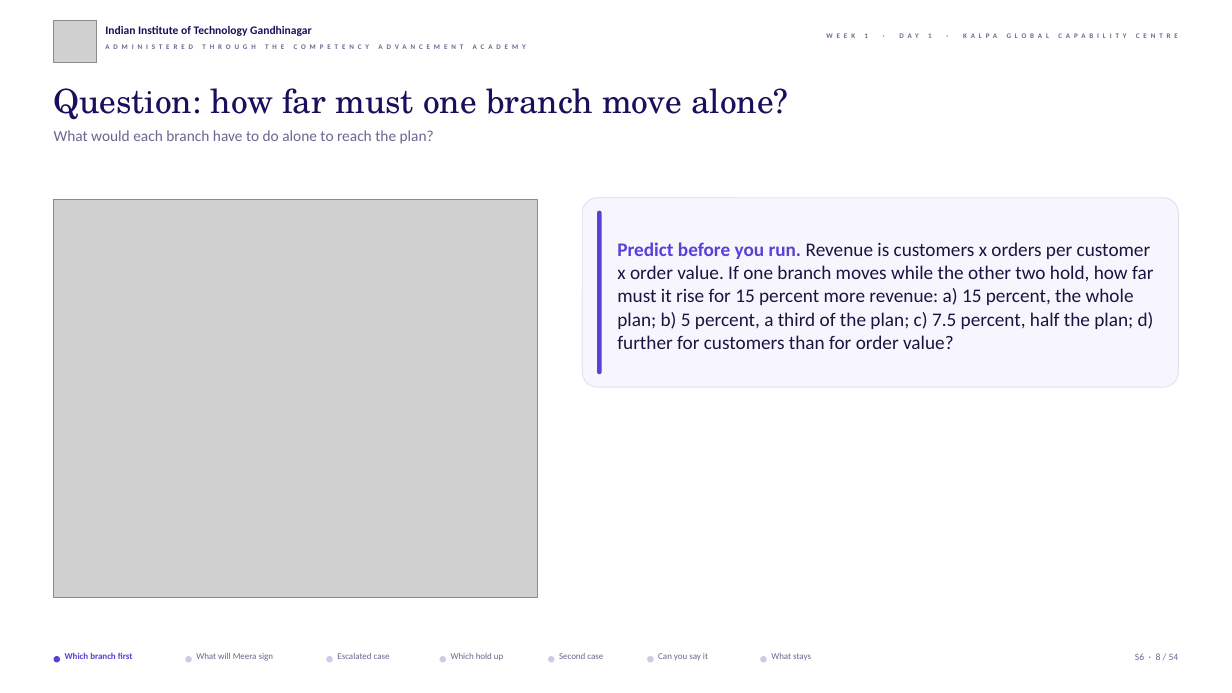
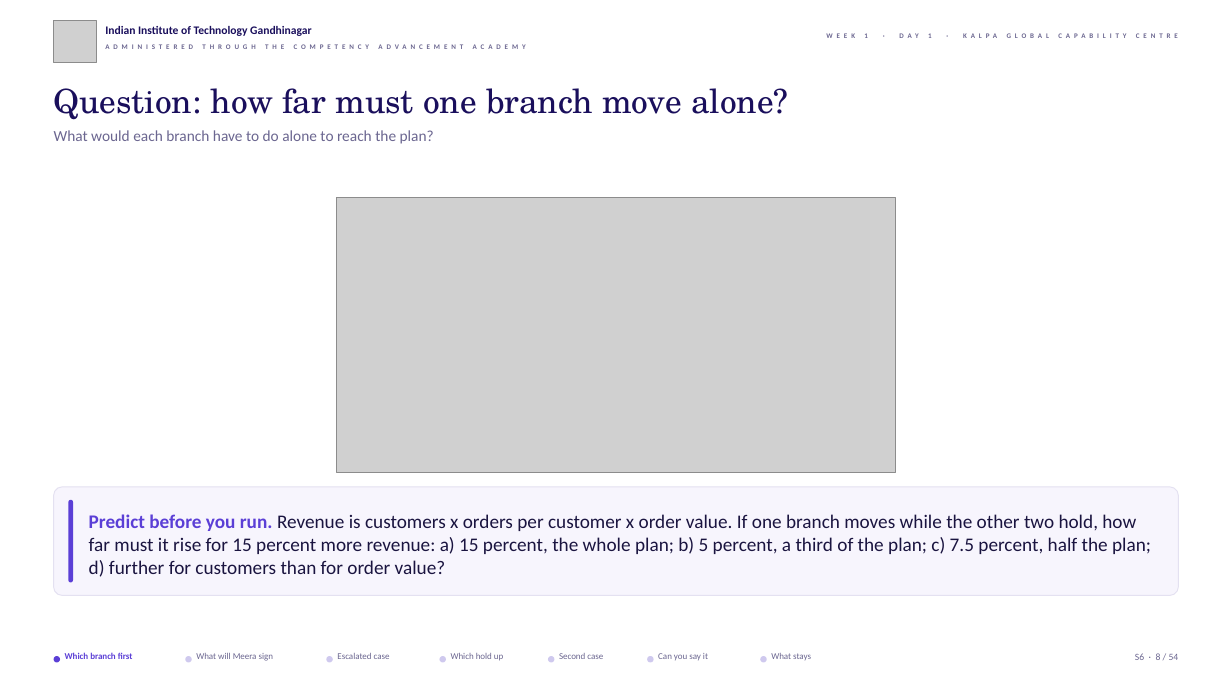
Before and after one commit to fde-academy-lab/c2-content-factory, a slide deck: slide 8 of content/W01/D1/slides/C2_W01_D01_half2_STUDENT.pptx. Drawn at 1232x693 pixels with LibreOffice and Linux fonts; fonts in the diff are those of the drawing; grey boxes stand for pictures; background and template pictures are left out. Boxes give left, top, right and bottom in pixels: in the first picture for what was removed or moved away, otherwise in the second. Text is boxed around its words. In the diff, an @@ line names an element or a change of style, - is before the commit and + after.

```diff
--- a/content/W01/D1/slides/C2_W01_D01_half2_STUDENT.pptx
+++ b/content/W01/D1/slides/C2_W01_D01_half2_STUDENT.pptx
@@ picture removed at box(54, 200, 537, 597) @@
@@ picture added at box(336, 198, 896, 472) @@
@@ rounded rectangle: place and size @@
-rounded rectangle at box(582, 198, 1178, 387)
+rounded rectangle at box(54, 487, 1178, 596)
@@ rounded rectangle: place and size @@
-rounded rectangle at box(597, 211, 602, 374)
+rounded rectangle at box(68, 500, 73, 583)
@@ text "Predict before you run. Revenue ..." rewrapped from box(617, 242, 1154, 349) to box(89, 514, 1151, 577) @@
```
Also in this commit, not shown: 13 other slides changed, 3 other files.
